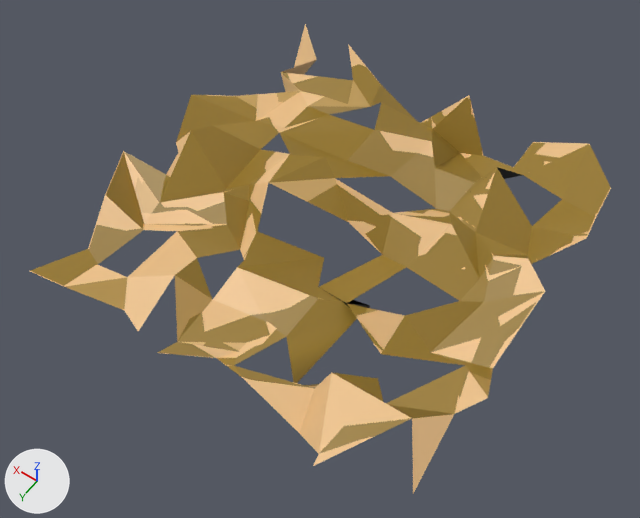
Renders of the glTF model Test/Resources/LightObject/Moss.gltf from each side of a commit.
One viewpoint serves both versions: a 50 mm lens placed at (-0.807, 1.192, 1.71), pointed at (0.005, 0.055, -0.077). Arrows for +X, +Y and +Z are at lower left; the lights stay in place. The picture after the commit comes second.

Objects in the first picture: 'Moss'.
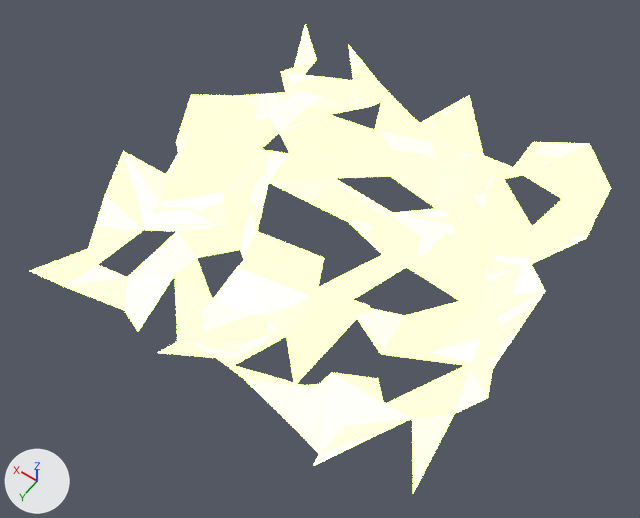
Boxes (x1, y1, x2, y2) around the edits, measured in the pictures (640 x 518 px):
'Moss', recoloured, surface changed (lighter)
    both: (30, 24, 611, 493)

Patch to the scene script:
```diff
--- a/Test/Resources/LightObject/Moss.gltf.py
+++ b/Test/Resources/LightObject/Moss.gltf.py
@@ mat_moss_001 @@
 n0 = _N.new('ShaderNodeBsdfPrincipled'); n0.name = 'Principled BSDF'
+n0.inputs[27].default_value = (0.484, 1.0, 0.115, 1.0)  # 'Emission Color', green #b9ff5f
+n0.inputs[28].default_value = 5.772  # 'Emission Strength'
 n1 = _N.new('ShaderNodeOutputMaterial'); n1.name = 'Material Output'
```
